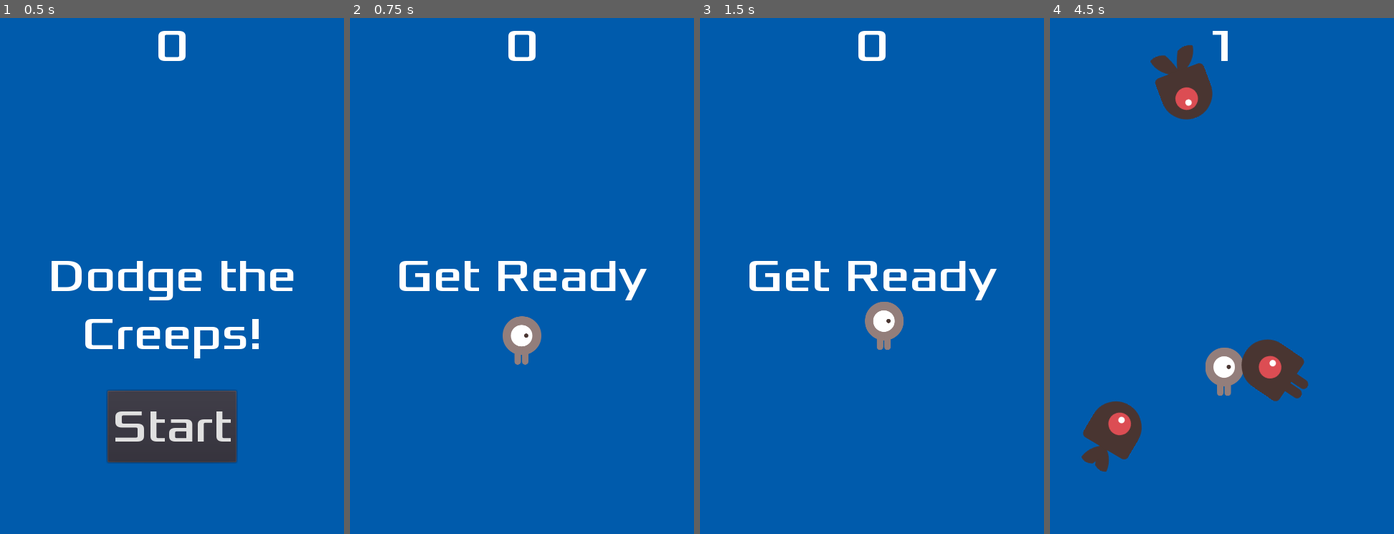
Above: before the commit, frames 1-4 (left to right).
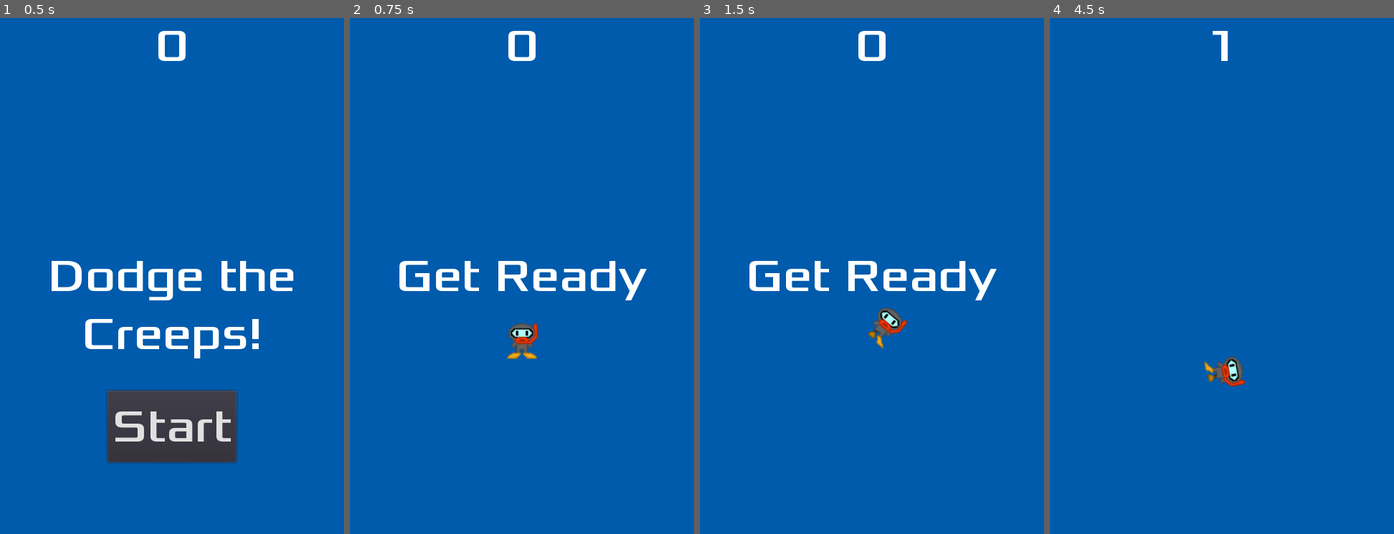
Above: after the commit, the same moments.

Repository: dhAlcojor/dodge
Game: Godot game, scene res://Main.tscn
The game is run twice, just before and just after one commit, with the same random seed, the same clock (stepped at 60 frames per second) and the same inputs.
Inputs (mouse positions are in pixels of both pictures, inside the frame that each line leads up to):
- Up to frame 1 (0.5 s): no input
- Up to frame 2 (0.75 s): click "Start" at 0.5 s
- Up to frame 3 (1.5 s): tap Enter at 1.25 s; move the mouse to (947, 250) at 1.27 s; click (947, 250) at 1.42 s
- Up to frame 4 (4.5 s): move the mouse to (1153, 301) at 2.02 s; click (1153, 301) at 2.17 s; move the mouse to (1256, 162) at 2.77 s; click (1256, 162) at 2.92 s; move the mouse to (1204, 379) at 3.52 s; click (1204, 379) at 3.67 s; move the mouse to (1325, 353) at 4.27 s; click (1325, 353) at 4.42 s

Frame 1 is identical in both runs. In frame 2, 0.8% of the frame differs, in the area x 44-56%, y 57-68%; in frame 3, 0.8%; in frame 4, 5.6%, in the area x 9-76%, y 5-88%.

Commit message:
Replace animation for player

Diff:
--- a/Main.gd
+++ b/Main.gd
@@ -51,5 +51,5 @@
 
 
 func _on_StartTimer_timeout():
-  $MobTimer.start()
+  #$MobTimer.start()
   $ScoreTimer.start()
--- a/Player.gd
+++ b/Player.gd
@@ -6,12 +6,14 @@
 var screen_size
 var target = Vector2()
 
+
 # Called when the node enters the scene tree for the first time.
 func _ready():
   screen_size = get_viewport().size
   hide()
 
 
+# Read the input to move the player
 func _input(event):
   if event is InputEventScreenTouch and event.is_pressed():
     target = event.position
@@ -19,6 +21,9 @@
 
 func _process(delta):
   var velocity = Vector2()
+
+  # If the player is far enough from the point in the screen where the user clicked or touched
+  # add velocity to the player
   if position.distance_to(target) > 10:
     velocity = target - position
 
@@ -32,13 +37,12 @@
   position.x = clamp(position.x, 0, screen_size.x)
   position.y = clamp(position.y, 0, screen_size.y)
 
-  if velocity.x != 0:
+  if velocity.length() > 0:
     $AnimatedSprite.animation = 'walk'
-    $AnimatedSprite.flip_v = false
-    $AnimatedSprite.flip_h = velocity.x < 0
-  elif velocity.y != 0:
+    $AnimatedSprite.look_at(target)
+    $AnimatedSprite.rotate(PI / 2)
+  else:
     $AnimatedSprite.animation = 'up'
-    $AnimatedSprite.flip_v = velocity.y > 0
 
 
 func _on_Player_body_entered(_body: Node):
@@ -47,8 +51,10 @@
   $CollisionShape2D.set_deferred('disabled', true)
 
 
+# Initialize the player
 func start(pos):
   position = pos
   target = pos
+  $AnimatedSprite.rotation_degrees = 0
   show()
   $CollisionShape2D.disabled = false
--- a/Player.tscn
+++ b/Player.tscn
@@ -1,27 +1,45 @@
-[gd_scene load_steps=8 format=2]
+[gd_scene load_steps=10 format=2]
 
-[ext_resource path="res://art/playerGrey_up1.png" type="Texture" id=1]
-[ext_resource path="res://art/playerGrey_up2.png" type="Texture" id=2]
-[ext_resource path="res://art/playerGrey_walk2.png" type="Texture" id=3]
-[ext_resource path="res://art/playerGrey_walk1.png" type="Texture" id=4]
+[ext_resource path="res://art/Scuba diver.png" type="Texture" id=1]
+[ext_resource path="res://art/Scuba diver animation.png" type="Texture" id=2]
 [ext_resource path="res://Player.gd" type="Script" id=5]
 
-[sub_resource type="SpriteFrames" id=1]
+[sub_resource type="AtlasTexture" id=1]
+flags = 4
+atlas = ExtResource( 2 )
+region = Rect2( 0, 0, 32, 32 )
+
+[sub_resource type="AtlasTexture" id=2]
+flags = 4
+atlas = ExtResource( 2 )
+region = Rect2( 32, 0, 32, 32 )
+
+[sub_resource type="AtlasTexture" id=3]
+flags = 4
+atlas = ExtResource( 2 )
+region = Rect2( 64, 0, 32, 32 )
+
+[sub_resource type="AtlasTexture" id=4]
+flags = 4
+atlas = ExtResource( 2 )
+region = Rect2( 96, 0, 32, 32 )
+
+[sub_resource type="SpriteFrames" id=5]
 animations = [ {
-"frames": [ ExtResource( 4 ), ExtResource( 3 ) ],
-"loop": true,
-"name": "walk",
-"speed": 5.0
-}, {
-"frames": [ ExtResource( 1 ), ExtResource( 2 ) ],
+"frames": [ ExtResource( 1 ) ],
 "loop": true,
 "name": "up",
 "speed": 5.0
+}, {
+"frames": [ SubResource( 1 ), SubResource( 2 ), SubResource( 3 ), SubResource( 4 ) ],
+"loop": true,
+"name": "walk",
+"speed": 30.0
 } ]
 
-[sub_resource type="CapsuleShape2D" id=2]
+[sub_resource type="CapsuleShape2D" id=6]
 radius = 26.8198
-height = 14.4989
+height = 2.47812
 
 [node name="Player" type="Area2D"]
 script = ExtResource( 5 )
@@ -30,10 +48,11 @@
 }
 
 [node name="AnimatedSprite" type="AnimatedSprite" parent="."]
-scale = Vector2( 0.5, 0.5 )
-frames = SubResource( 1 )
+scale = Vector2( 1.7, 1.7 )
+frames = SubResource( 5 )
 animation = "up"
 
 [node name="CollisionShape2D" type="CollisionShape2D" parent="."]
-shape = SubResource( 2 )
+position = Vector2( 0.176777, 3.71231 )
+shape = SubResource( 6 )
 [connection signal="body_entered" from="." to="." method="_on_Player_body_entered"]
--- a/project.godot
+++ b/project.godot
@@ -15,7 +15,7 @@
 
 [application]
 
-config/name="Dodge!"
+config/name="Scuba Danger"
 run/main_scene="res://Main.tscn"
 config/icon="res://icon.png"
 config/Version="1.0.0"
Binary file added: art/Scuba diver animation.png
Not shown, added: art/Scuba diver animation.png.import
Binary file added: art/Scuba diver.png
Not shown, added: art/Scuba diver.png.import
